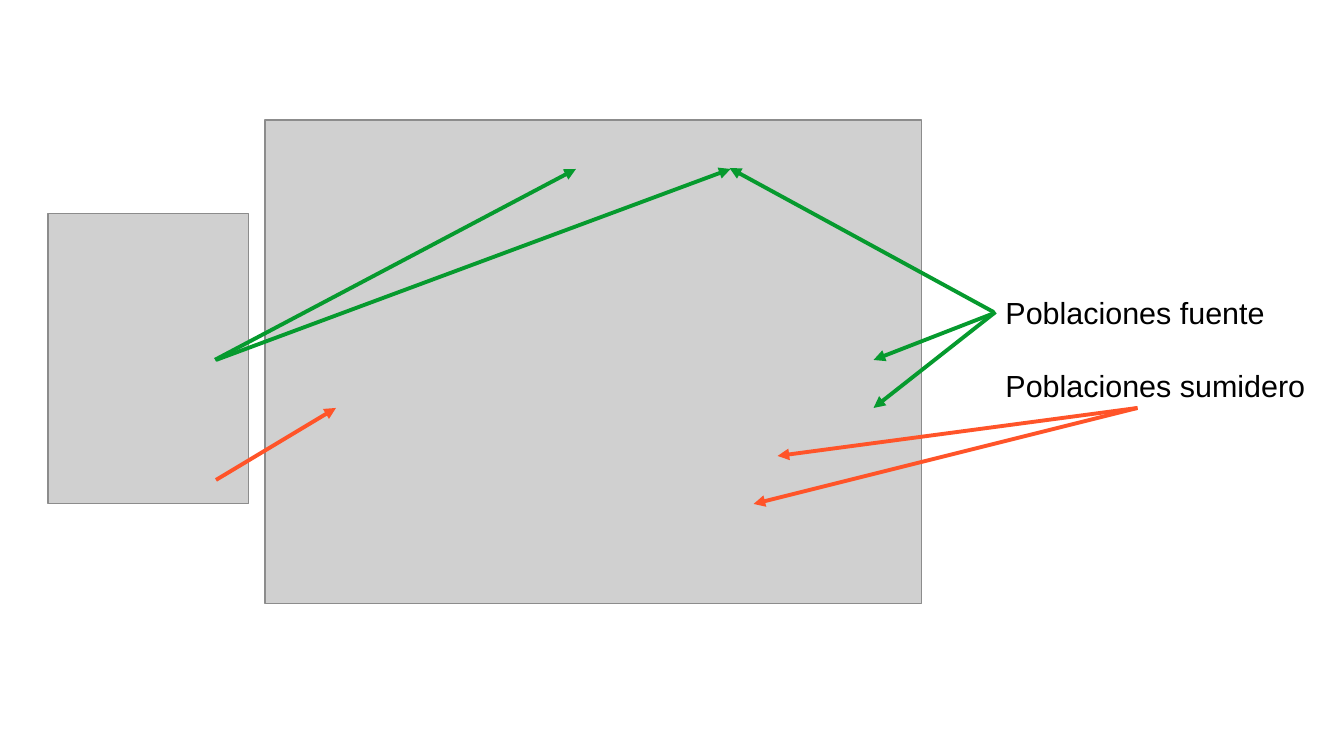
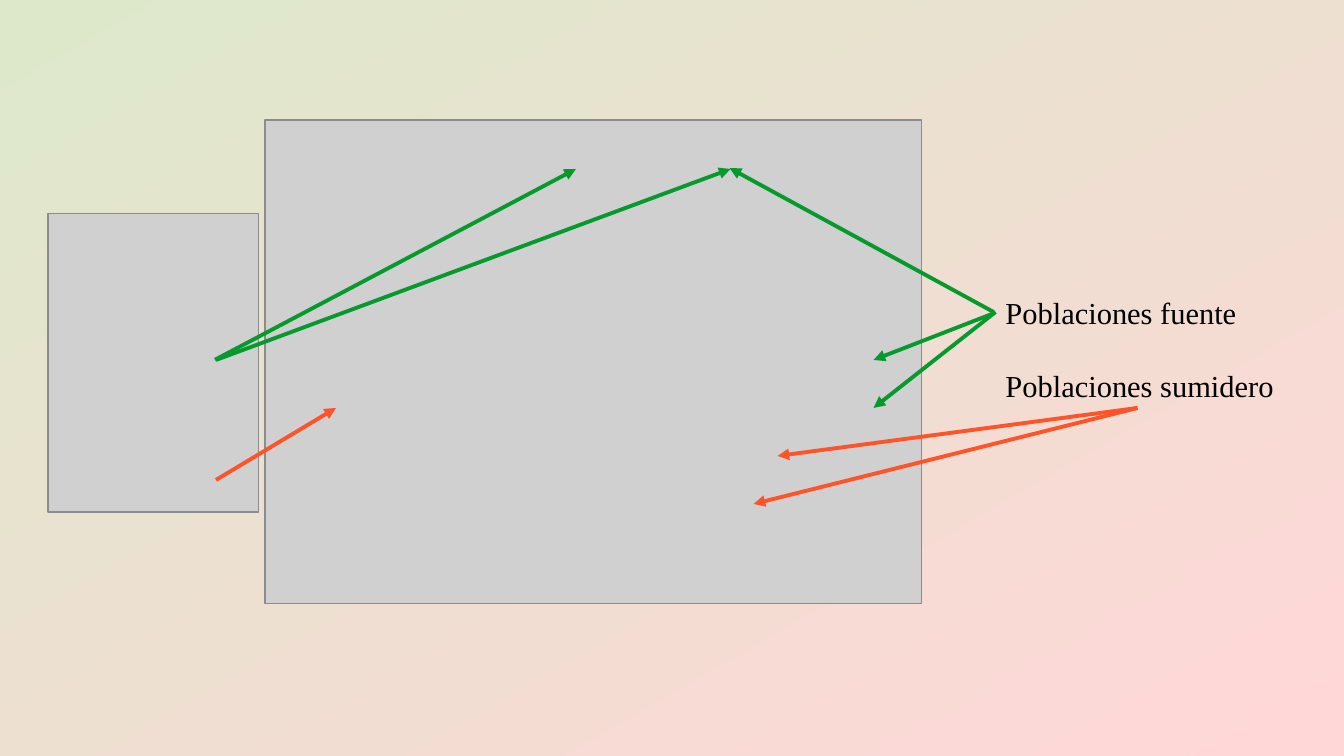
Before and after one commit to gerardommc/Ecologia-Teorica-II, a slide deck: slide 3 of Nicho/Caso-demografico.odp (slide 2 before the commit). Drawn at 1344x756 pixels with LibreOffice and Linux fonts; fonts in the diff are those of the drawing; grey boxes stand for pictures. Boxes give left, top, right and bottom in pixels: in the first picture for what was removed or moved away, otherwise in the second. Text is boxed around its words. In the diff, an @@ line names an element or a change of style, - is before the commit and + after.

```diff
--- a/Nicho/Caso-demografico.odp
+++ b/Nicho/Caso-demografico.odp
@@ background #FFFFFF to gradient #DDE8CB to #FFD7D7 @@
@@ picture: place and size @@
-picture at [48, 213, 249, 504]
+picture at [48, 213, 259, 512]
@@ text "Poblaciones fuente" at [1005, 302, 1273, 398]: font Arial to Times New Roman @@
```
Also in this commit, not shown: 20 other slides changed, 2 slides added, 1 slide removed, 4 other files.
